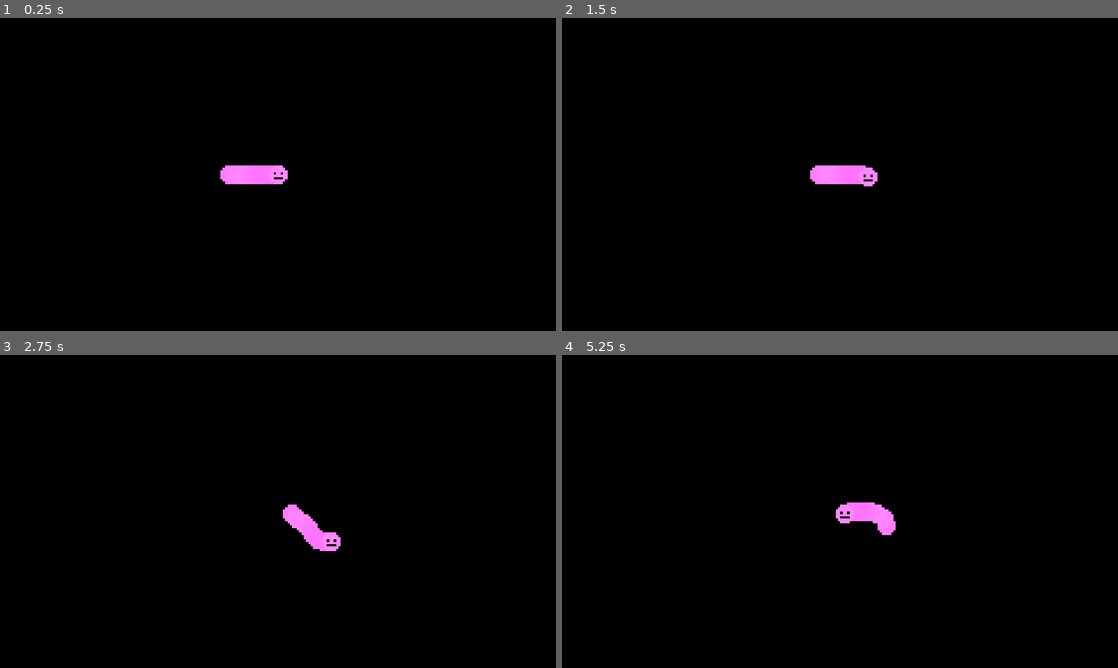
Above: before the commit, frames 1-4 (two rows, left to right).
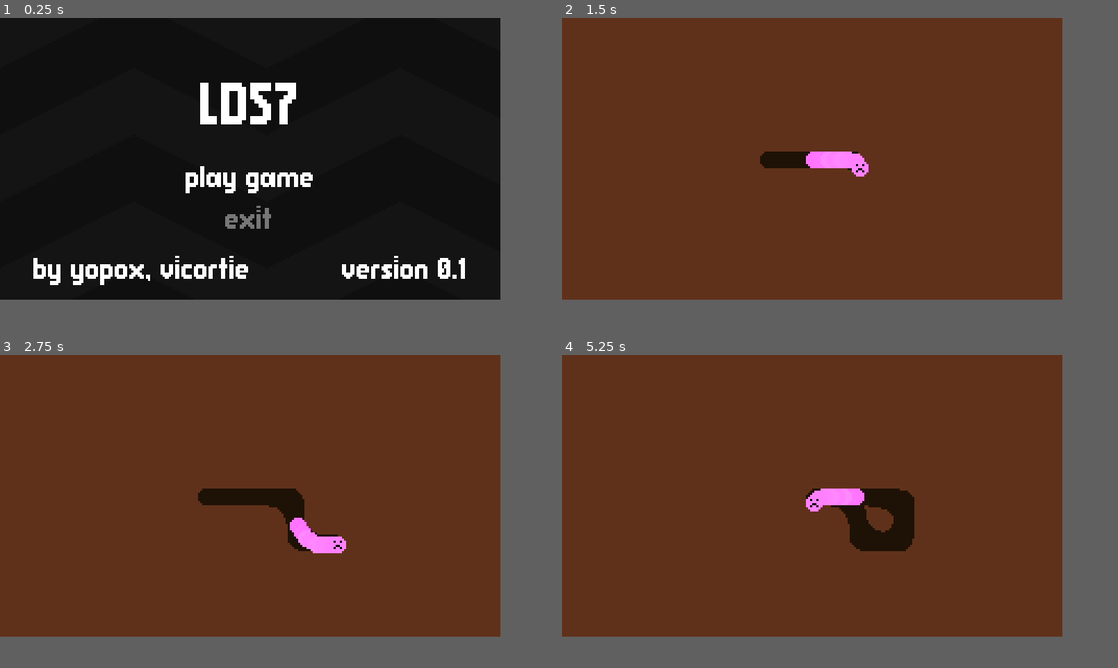
Above: after the commit, the same moments.

Repository: yopox/LD57
Game: Godot game, scene res://scenes/main/main.tscn
The game is run twice, just before and just after one commit, with the same random seed, the same clock (stepped at 60 frames per second) and the same inputs. Before the commit the project starts from res://actors/worm/worm.tscn.
Inputs:
- Up to frame 1 (0.25 s): no input
- Up to frame 2 (1.5 s): tap Enter (start) at 0.5 s; hold D (right) 0.53-1.28 s; tap Space (a) at 0.6, 1.35 s; hold S (down) from 1.28 s (still down)
- Up to frame 3 (2.75 s): release S (down) at 2.03 s; hold D (right) from 2.03 s (still down); tap Enter (start) at 2.1 s; tap Space (a) at 2.3 s
- Up to frame 4 (5.25 s): release D (right) at 2.78 s; hold W (up) 2.78-3.53 s; tap Space (a) at 2.85, 3.6, 4.55, 5.1 s; hold A (left) 3.53-5.03 s; tap Enter (start) at 4.35 s; hold S (down) from 5.03 s (still down)
The window is 800x450 before the commit and 720x405 after it. Grey fills any space a smaller window leaves; there, only what the larger window draws over its background counts as a difference.

The runs differ from the first frame. In frame 1, 4.6% of the frame differs, in the area x 6-84%, y 20-86%; in frame 2, 81%; in frame 3, 81%; in frame 4, 81%, in the area x 0-90%, y 0-90%.

Commit message:
[worm] dig dirt

Diff:
--- /dev/null
+++ b/actors/worm/dirt.tscn
@@ -0,0 +1,10 @@
+[gd_scene load_steps=2 format=3 uid="uid://dd6jsqvn00y87"]
+
+[ext_resource type="Texture2D" uid="uid://c0ytmvu1ihawg" path="res://actors/worm/section.png" id="1_lny36"]
+
+[node name="Dirt" type="Node2D"]
+z_index = -1
+
+[node name="Sprite2D" type="Sprite2D" parent="."]
+modulate = Color(0.12, 0.0704, 0.024, 1)
+texture = ExtResource("1_lny36")
--- a/actors/worm/worm.gd
+++ b/actors/worm/worm.gd
@@ -1,10 +1,12 @@
 class_name Worm extends Node2D
 
 @onready var parts: Node2D = $Parts
-@onready var color_rect: ColorRect = $ColorRect
 
-var head_pos = Vector2(0.0, 0.0)
-var speed = 0.3
+var speed = 0.5
+var head_pos = Vector2.ZERO
+
+var dirt = preload("res://actors/worm/dirt.tscn")
+
 
 func _process(delta: float) -> void:
 	move()
@@ -21,19 +23,30 @@
 	var move = Vector2(dx, dy).normalized() * speed
 	var dist = speed
 
-	if dist > 0.001:
-		head_pos += move
-		moved = true
+	if not dist > 0.001: return
 
-	if moved:
-		color_rect.position = head_pos
-		var prev_head = head_pos
-		var z = Util.Z_WORM + parts.get_children().size()
-		for section: WormSection in parts.get_children():
-			var temp = section.position
-			if section.position.distance_to(prev_head) > 3.0:
-				var angle = temp.angle_to_point(prev_head)
-				section.position = temp + Vector2.from_angle(angle) * dist
-			section.z_index = z
-			z -= 1
-			prev_head = temp
+	position += move
+	parts.position -= move
+	head_pos += move
+
+	var prev_head = head_pos
+	var z = Util.Z_WORM + parts.get_children().size()
+
+	for section: WormSection in parts.get_children():
+		var temp = section.position
+		if section.position.distance_to(prev_head) > 3.0:
+			var angle = temp.angle_to_point(prev_head)
+			section.position = temp + Vector2.from_angle(angle) * dist
+		section.z_index = z
+		z -= 1
+
+		# Make dirt dark
+		var dirt_mark: Node2D = dirt.instantiate()
+		dirt_mark.position = temp
+		Util.dirt.add_child(dirt_mark)
+
+		prev_head = temp
+
+	var dirt_marks = Util.dirt.get_children()
+	for i in range(0, dirt_marks.size() - 200 * parts.get_children().size()):
+		dirt_marks[i].queue_free()
--- a/actors/worm/worm.tscn
+++ b/actors/worm/worm.tscn
@@ -39,12 +39,3 @@
 [node name="s8" parent="Parts" instance=ExtResource("1_ao0qn")]
 z_index = 101
 position = Vector2(-21, 0)
-
-[node name="Camera2D" type="Camera2D" parent="."]
-zoom = Vector2(2, 2)
-
-[node name="ColorRect" type="ColorRect" parent="."]
-visible = false
-offset_right = 2.0
-offset_bottom = 2.0
-color = Color(1, 0, 0, 1)
--- a/globals/util.gd
+++ b/globals/util.gd
@@ -3,6 +3,8 @@
 enum Scenes { Title, Game }
 
 var scene_manager: SceneManager
+
+var dirt: Node2D
 
 var scene_paths: Dictionary[Scenes, String] = {
 	Scenes.Title: "res://menus/title/title.tscn",
--- a/menus/title/title.tscn
+++ b/menus/title/title.tscn
@@ -23,35 +23,35 @@
 
 [node name="background" type="ColorRect" parent="."]
 material = SubResource("ShaderMaterial_7edc8")
-offset_right = 480.0
-offset_bottom = 270.0
+offset_right = 240.0
+offset_bottom = 135.0
 
 [node name="Oscillator" type="Node2D" parent="."]
-position = Vector2(0, 64)
+position = Vector2(0, 33)
 script = ExtResource("1_0s0d2")
-metadata/_custom_type_script = ExtResource("1_0s0d2")
+metadata/_custom_type_script = "uid://bgmbc7d265tks"
 
 [node name="Label" type="Label" parent="Oscillator"]
 anchors_preset = 5
 anchor_left = 0.5
 anchor_right = 0.5
 offset_top = -8.0
-offset_right = 480.0
-offset_bottom = 56.0
+offset_right = 240.0
+offset_bottom = 40.0
 grow_horizontal = 2
 size_flags_horizontal = 4
 theme = SubResource("Theme_0s0d2")
-theme_override_font_sizes/font_size = 48
-text = "godot template"
+theme_override_font_sizes/font_size = 32
+text = "LD57"
 horizontal_alignment = 1
 
 [node name="YMenu" type="VBoxContainer" parent="."]
-offset_top = 128.0
-offset_right = 480.0
-offset_bottom = 224.0
+offset_top = 62.0
+offset_right = 240.0
+offset_bottom = 110.0
 alignment = 1
 script = ExtResource("5_7edc8")
-metadata/_custom_type_script = ExtResource("5_7edc8")
+metadata/_custom_type_script = "uid://bch3vv0pesmao"
 
 [node name="play" type="Label" parent="YMenu"]
 layout_mode = 2
@@ -68,26 +68,26 @@
 horizontal_alignment = 1
 
 [node name="Footer" type="Node2D" parent="."]
-position = Vector2(0, 232)
+position = Vector2(0, 112)
 
 [node name="authors" type="Label" parent="Footer"]
 anchors_preset = 2
 anchor_top = 1.0
 anchor_bottom = 1.0
-offset_left = 32.0
-offset_right = 448.0
+offset_left = 16.0
+offset_right = 224.0
 offset_bottom = 16.0
 grow_vertical = 0
 size_flags_horizontal = 4
 theme = SubResource("Theme_0s0d2")
-text = "by yopox"
+text = "by yopox, vicortie"
 
 [node name="version" type="Label" parent="Footer"]
 anchors_preset = 5
 anchor_left = 0.5
 anchor_right = 0.5
-offset_left = 32.0
-offset_right = 448.0
+offset_left = 16.0
+offset_right = 224.0
 offset_bottom = 16.0
 grow_horizontal = 2
 size_flags_horizontal = 4
--- a/project.godot
+++ b/project.godot
@@ -12,7 +12,7 @@
 
 config/name="godot-template"
 config/version="0.1"
-run/main_scene="uid://duo4rcb8fe756"
+run/main_scene="uid://cb203su2li1sw"
 config/features=PackedStringArray("4.4", "GL Compatibility")
 
 [autoload]
@@ -22,8 +22,8 @@
 
 [display]
 
-window/size/viewport_width=480
-window/size/viewport_height=270
+window/size/viewport_width=240
+window/size/viewport_height=135
 window/size/window_width_override=1920
 window/size/window_height_override=1080
 window/stretch/mode="viewport"
@@ -95,5 +95,5 @@
 textures/canvas_textures/default_texture_filter=0
 renderer/rendering_method="gl_compatibility"
 renderer/rendering_method.mobile="gl_compatibility"
-environment/defaults/default_clear_color=Color(0, 0, 0, 1)
+environment/defaults/default_clear_color=Color(0.378625, 0.193067, 0.100346, 1)
 2d/snap/snap_2d_transforms_to_pixel=true
--- /dev/null
+++ b/scenes/game/game.gd
@@ -0,0 +1,7 @@
+extends Node2D
+
+@onready var dirt: Node2D = $Dirt
+
+
+func _ready() -> void:
+	Util.dirt = dirt
--- a/scenes/game/game.tscn
+++ b/scenes/game/game.tscn
@@ -1,22 +1,13 @@
 [gd_scene load_steps=3 format=3 uid="uid://dv0lqkpdi85l"]
 
-[ext_resource type="FontFile" uid="uid://1u36t0bvqs5r" path="res://ui/fonts/Not Jam UI Condensed 16.ttf" id="1_sul5r"]
-
-[sub_resource type="Theme" id="Theme_7h61r"]
-default_font = ExtResource("1_sul5r")
-default_font_size = 16
+[ext_resource type="Script" uid="uid://c38f6wiydsuj2" path="res://scenes/game/game.gd" id="1_7h61r"]
+[ext_resource type="PackedScene" uid="uid://duo4rcb8fe756" path="res://actors/worm/worm.tscn" id="1_sul5r"]
 
 [node name="Game" type="Node2D"]
+script = ExtResource("1_7h61r")
 
-[node name="Label" type="Label" parent="."]
-anchors_preset = 5
-anchor_left = 0.5
-anchor_right = 0.5
-offset_top = 80.0
-offset_right = 480.0
-offset_bottom = 96.0
-grow_horizontal = 2
-size_flags_horizontal = 4
-theme = SubResource("Theme_7h61r")
-text = "game"
-horizontal_alignment = 1
+[node name="Worm" parent="." instance=ExtResource("1_sul5r")]
+
+[node name="Dirt" type="Node2D" parent="."]
+
+[node name="Camera2D" type="Camera2D" parent="."]
Binary file changed: actors/worm/face.aseprite
Binary file changed: actors/worm/face.png
Not shown, added: scenes/game/game.gd.uid
